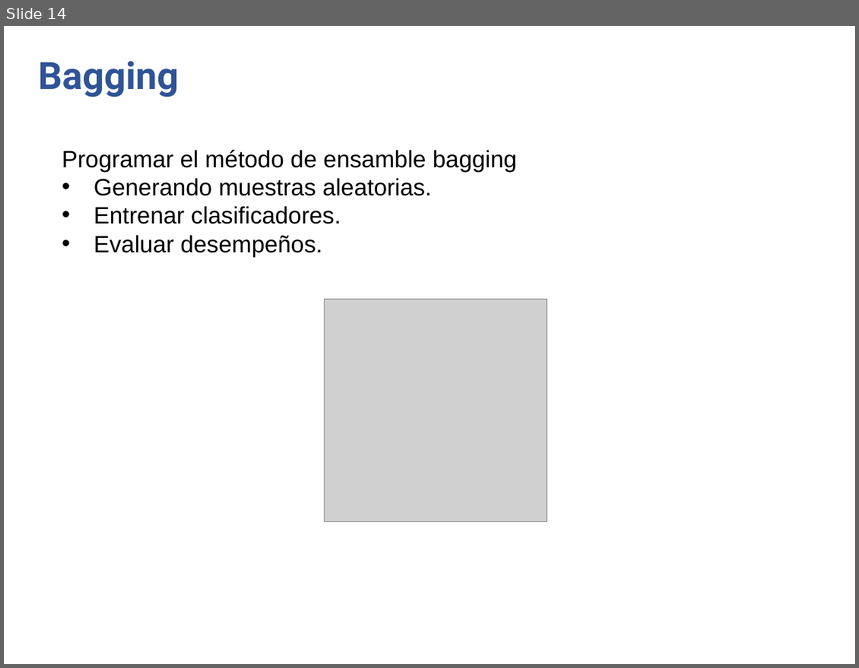
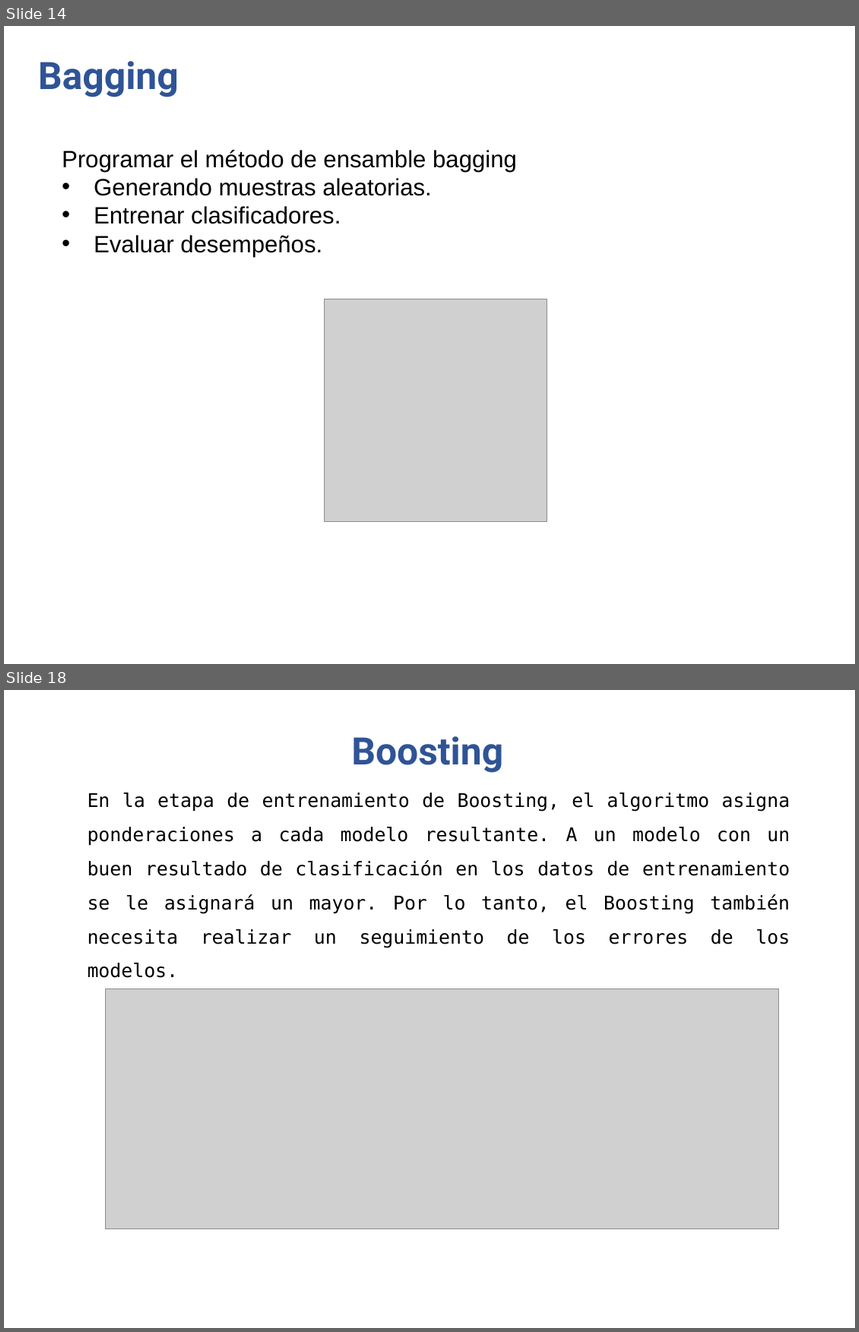
Before and after one commit to anvelezec/Embedings, a slide deck: MetodosEnsamble.pptx. Shown one above the other, each under a label of ours: slide 14 before the commit, slides 14 and 18 after it; the slides between them are not shown. The pictures are 859x668 and 859x1332 pixels, drawn with LibreOffice and Linux fonts; fonts in the diff are those of the drawing; grey boxes stand for pictures; background and template pictures are left out. Boxes give left, top, right and bottom in pixels: in the first picture for what was removed or moved away, otherwise in the second. Text is boxed around its words. In the diff, an @@ line names an element or a change of style, - is before the commit and + after.

Commit message:
Boosting

```diff
--- a/MetodosEnsamble.pptx
+++ b/MetodosEnsamble.pptx
@@ slide 18 added at [4,690,855,1328], background picture (left out) @@
@@ text added at [351,736,503,773], 32 pt, text #2F5496, bold @@
+Boosting
@@ text added at [88,793,791,948], 16 pt, text #000000 @@
+En la etapa de entrenamiento de Boosting, el algoritmo asigna ponderaciones a cada modelo resultante. A un modelo con un buen resultado de clasificación en los datos de entrenamiento se le asignará un mayor. Por lo tanto, el Boosting también necesita realizar un seguimiento de los errores de los modelos.
@@ picture added at [105,989,778,1229] @@
```
Also in this commit, not shown: 2 slides changed, 7 other slides added, 1 other file.
